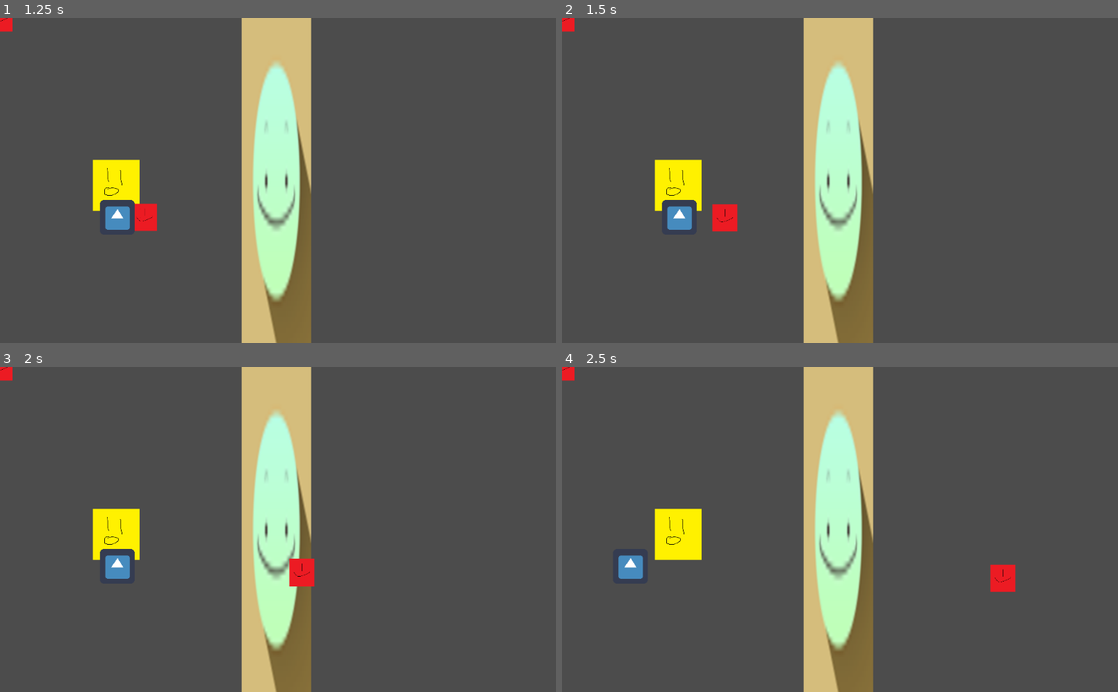
Above: before the commit, frames 1-4 (two rows, left to right).
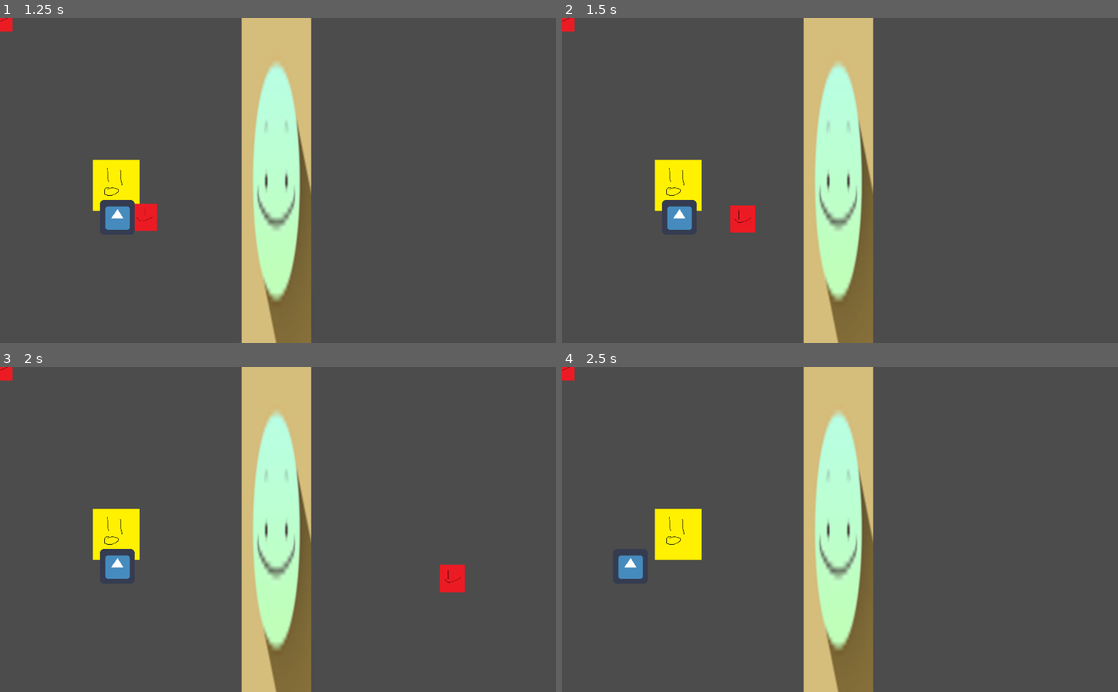
Above: after the commit, the same moments.

Repository: Lucianono/DinerWithMonster
Game: Godot game, scene res://on-site.tscn
Two runs of this game, one before a commit and one after it. Both use one fixed random seed, a clock stepped at 60 frames per second and the inputs below. The engine's default icon, where the game draws it, is replaced by a stand-in: a white triangle on a blue panel in a dark square.
Inputs (mouse positions are in pixels of both pictures, inside the frame that each line leads up to):
- Up to frame 1 (1.25 s): tap Enter at 0.5 s; move the mouse to (250, 245) at 0.52 s; hold Up (ui_up) from 0.53 s (still down); click (250, 245) at 0.67 s
- Up to frame 2 (1.5 s): keep holding Up (ui_up); tap Space at 1.25 s; move the mouse to (1006, 229) at 1.27 s; click (1006, 229) at 1.42 s
- Up to frame 3 (2 s): keep holding Up (ui_up)
- Up to frame 4 (2.5 s): move the mouse to (673, 480) at 2.02 s; release Up (ui_up) at 2.03 s; hold Left (ui_left) from 2.03 s (still down); click (673, 480) at 2.17 s

Frame 1 is identical in both runs. In frame 2, 0.6% of the frame differs, in the area x 27-35%, y 57-67%; in frame 3, 0.8%, in the area x 52-84%, y 58-70%; in frame 4, 0.4%.

Commit message:
distance between screen edge and ingr position

Diff:
--- a/ingredient-entity.gd
+++ b/ingredient-entity.gd
@@ -7,6 +7,7 @@
 var speed = 1000
 var screensize
 var slope
+var y_intercept
 var b_triangle
 var c_triangle
 
@@ -53,19 +54,11 @@
 
 				#may math shit for aiming shit AHHAHAHHAHA
 				slope = (position.y - event.position.y)/(event.position.x - position.x)
+				y_intercept = - (slope * position.x) - position.y
+				print(position)
+				print(event.position)
 				print(slope)
-				b_triangle = abs((screensize.x - position.x) * slope)
-				print(b_triangle)
-				c_triangle = pow(screensize.x, 2) + pow(b_triangle, 2)
-				c_triangle = sqrt(c_triangle)
-				print(c_triangle)
-				var scale_factor = (b_triangle - 100) /  b_triangle
-				print(scale_factor)
-				var c_similar_triangle = c_triangle  * scale_factor
-				print(c_similar_triangle)
-				if slope > 1 || slope < -1:
-					speed = (c_triangle - c_similar_triangle)
-				else :
-					speed = screensize.x
-				speed = speed/2
-				print(speed)
+				print(y_intercept)
+				var aim_screen_edge = Vector2((0 - y_intercept) / slope , 0)
+				var distance = aim_screen_edge.distance_to(position)
+				print(distance)
